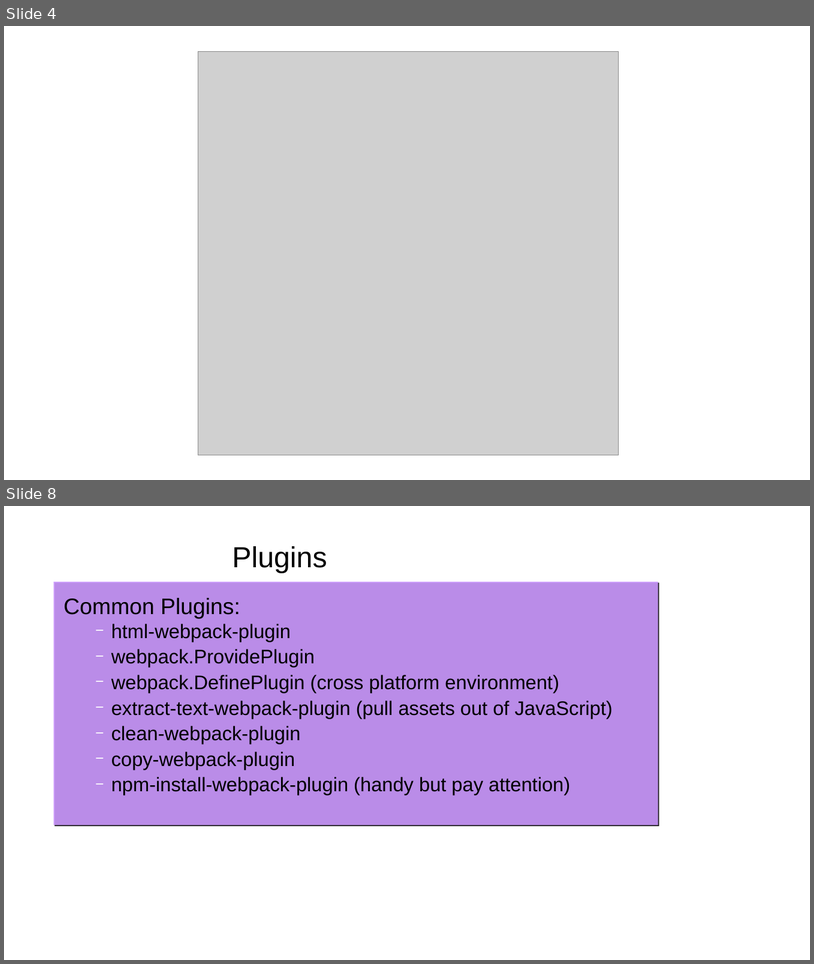
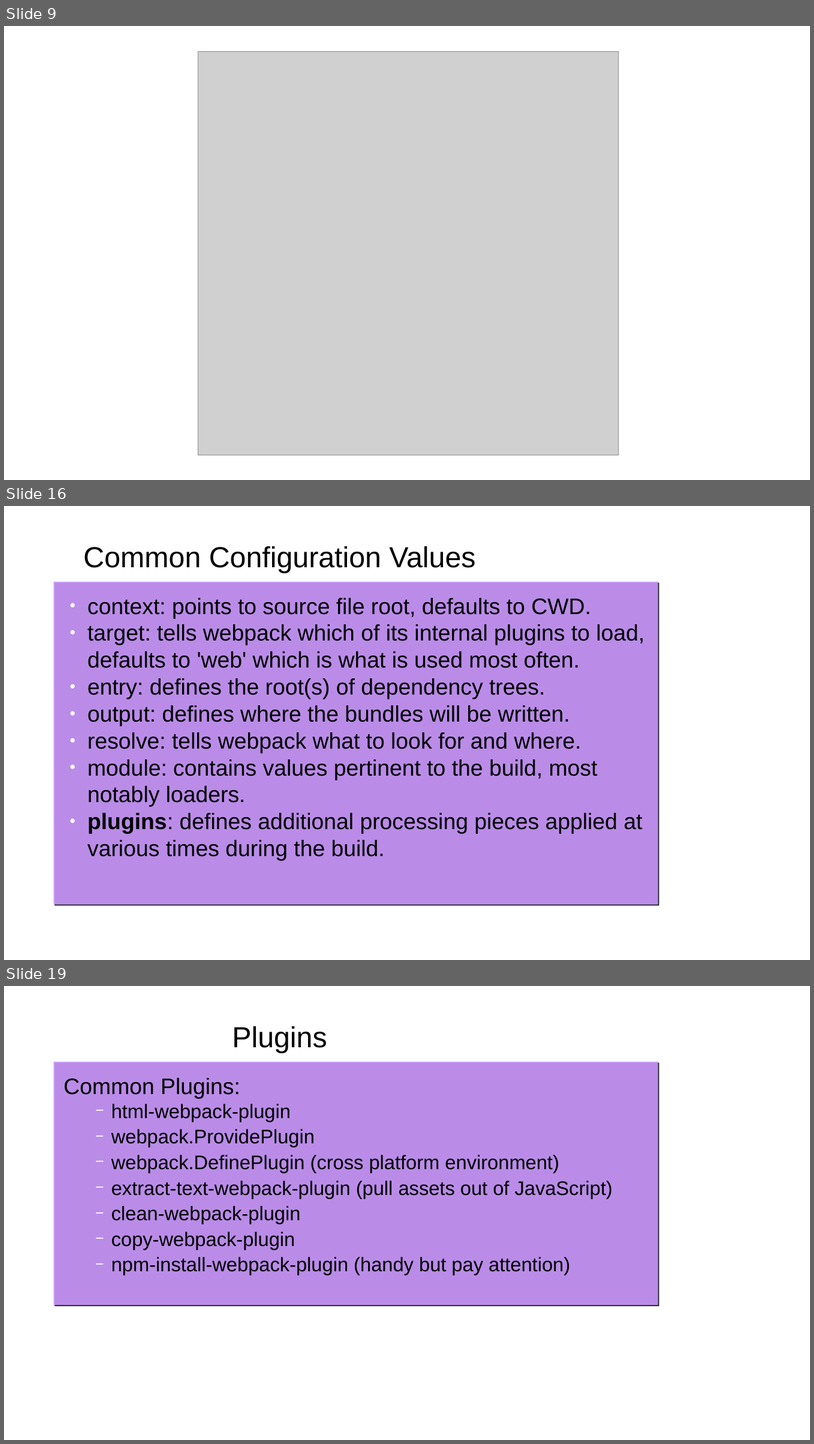
Before and after one commit to gharley/webpack-presi, a slide deck: webpack.odp. Shown one above the other, each under a label of ours: slides 4 and 8 before the commit, slides 9, 16 and 19 after it; the slides between them are not shown. The pictures are 814x964 and 814x1444 pixels, drawn with LibreOffice and Linux fonts; fonts in the diff are those of the drawing; grey boxes stand for pictures; background and template pictures are left out. Boxes give left, top, right and bottom in pixels: in the first picture for what was removed or moved away, otherwise in the second. Text is boxed around its words. In the diff, an @@ line names an element or a change of style, - is before the commit and + after.

```diff
--- a/webpack.odp
+++ b/webpack.odp
@@ slide 16 added at [4, 506, 810, 960], background picture (left out) @@
@@ title added at [83, 546, 476, 573], 41.4 pt, text #000000 @@
+Common Configuration Values
@@ text added at [53, 582, 658, 909], fill #CC99FF at 90% opacity, 32 pt, text #000000 @@
+● context: points to source file root, defaults to CWD.
+● target: tells webpack which of its internal plugins to load, defaults to 'web' which is what is used most often.
+● entry: defines the root(s) of dependency trees.
+● output: defines where the bundles will be written.
+● resolve: tells webpack what to look for and where.
+● module: contains values pertinent to the build, most notably loaders.
+● plugins: defines additional processing pieces applied at various times during the build.
@@ what was slide 4 is now slide 9 @@
@@ what was slide 8 is now slide 19 @@
```
Also in this commit, not shown: 4 slides changed, 10 other slides added, 5 other files.
